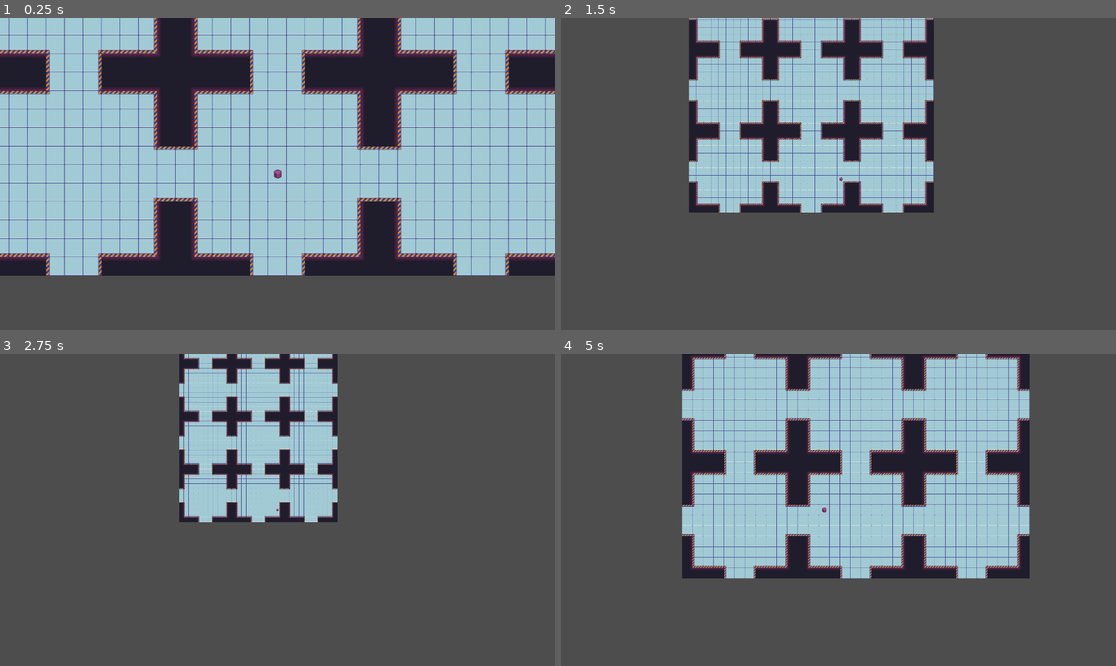
Above: before the commit, frames 1-4 (two rows, left to right).
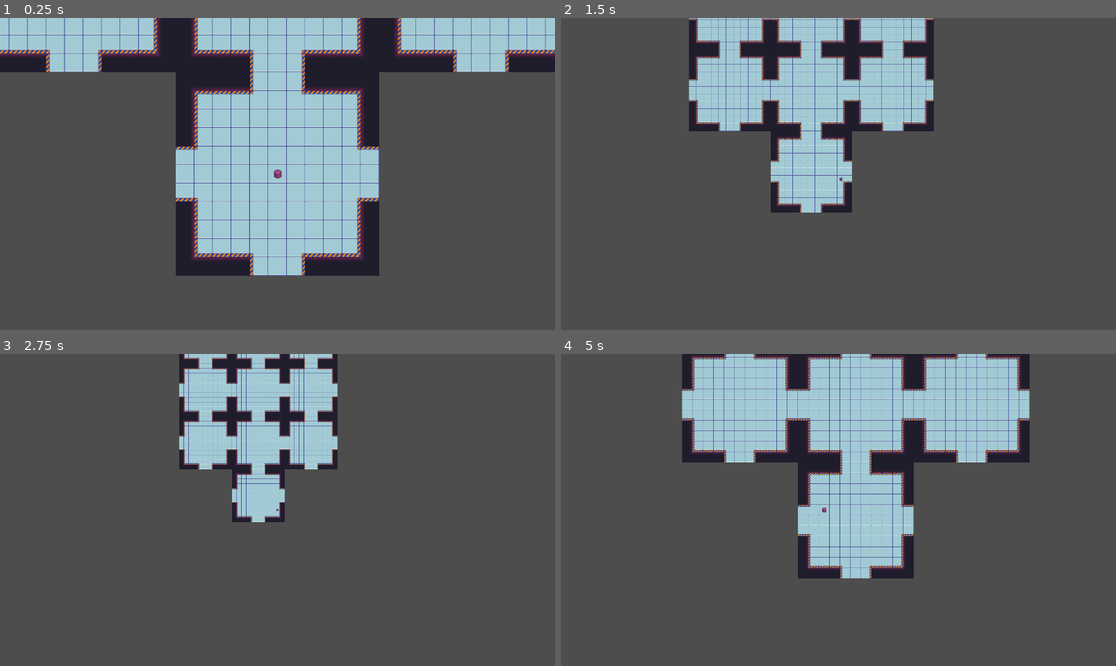
Above: after the commit, the same moments.

Repository: HotBurgi/a-cubes-journey
Game: Godot game, scene res://Scenes/Origin.tscn
The game is run twice, just before and just after one commit, with the same random seed, the same clock (stepped at 60 frames per second) and the same inputs.
Inputs:
- Up to frame 1 (0.25 s): no input
- Up to frame 2 (1.5 s): tap Enter at 0.5 s; hold D (ui_right) 0.53-1.28 s; hold E (zoom_in) 0.53-1.28 s; hold S (ui_down) from 1.28 s (still down); tap Q (zoom_out) at 1.35 s
- Up to frame 3 (2.75 s): release S (ui_down) at 2.03 s; hold D (ui_right) from 2.03 s (still down); hold E (zoom_in) from 2.03 s (still down)
- Up to frame 4 (5 s): release D (ui_right) at 2.78 s; release E (zoom_in) at 2.78 s; hold W (ui_up) 2.78-3.53 s; tap Q (zoom_out) at 2.85, 4.35 s; hold E (zoom_in) 3.53-4.28 s; hold A (ui_left) from 3.53 s (still down)

The runs differ from the first frame. In frame 1, 41% of the frame differs, in the area x 0-100%, y 17-83%; in frame 2, 7.7%; in frame 3, 3.2%; in frame 4, 16%.

Commit message:
Nvm it does not work, only works when manually selecting the map type

Diff:
--- a/cubes-jurney/scripts/global_variables.gd
+++ b/cubes-jurney/scripts/global_variables.gd
@@ -11,7 +11,7 @@
 # 1 spawn
 # Bisogna mettere i numeri per tipo di stanza in base alla posizione nell'array di mappe in globalvars
 
-var MAP = [	[0, 1, 0],
+var MAP = [	[-1, 1, -1],
 			[0, 0, 0],
 			[0, 0, 0],
 			[0, 0, 0],
--- a/cubes-jurney/scripts/player.gd
+++ b/cubes-jurney/scripts/player.gd
@@ -36,7 +36,7 @@
 		elif Input.is_action_pressed("ui_down") and checkCollision(rel_pos.x, rel_pos.y+1):
 			if curr_tile == 8:
 				rel_pos.y = -1
-				curr_room.x += 1
+				curr_room.x -= 1
 				var map = GlobalVariables.maps[GlobalVariables[curr_room.x][curr_room.y]]
 				#var map = GlobalVariables.maps[0]
 			movement.y += 32
@@ -45,14 +45,14 @@
 		elif Input.is_action_pressed("ui_up") and checkCollision(rel_pos.x, rel_pos.y-1):
 			if curr_tile == 6:
 				rel_pos.y = 11
-				curr_room.x -= 1
+				curr_room.x += 1
 				var map = GlobalVariables.maps[GlobalVariables[curr_room.x][curr_room.y]]
 				#var map = GlobalVariables.maps[0]
 			movement.y -= 32
 			rel_pos.y -= 1
 			wait_timer = MOVE_INTERVAL
 
-	print(rel_pos.x, " - ", rel_pos.y)
+	print(curr_room.x, " - ", curr_room.y)
 	position += movement
 	curr_tile = map[rel_pos.x][rel_pos.y]
 	wait_timer -= delta
